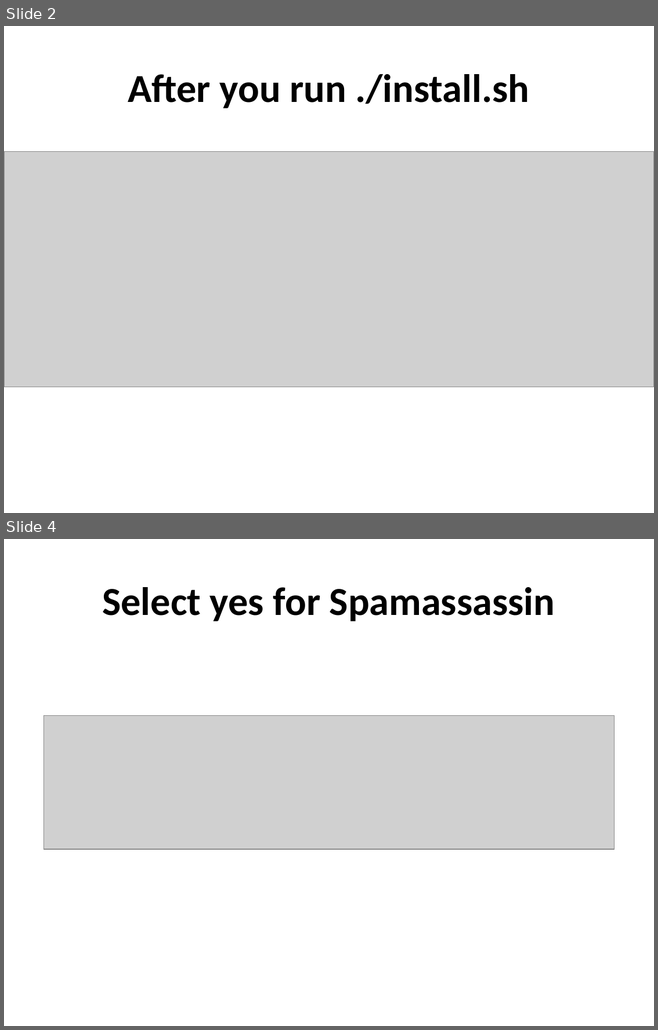
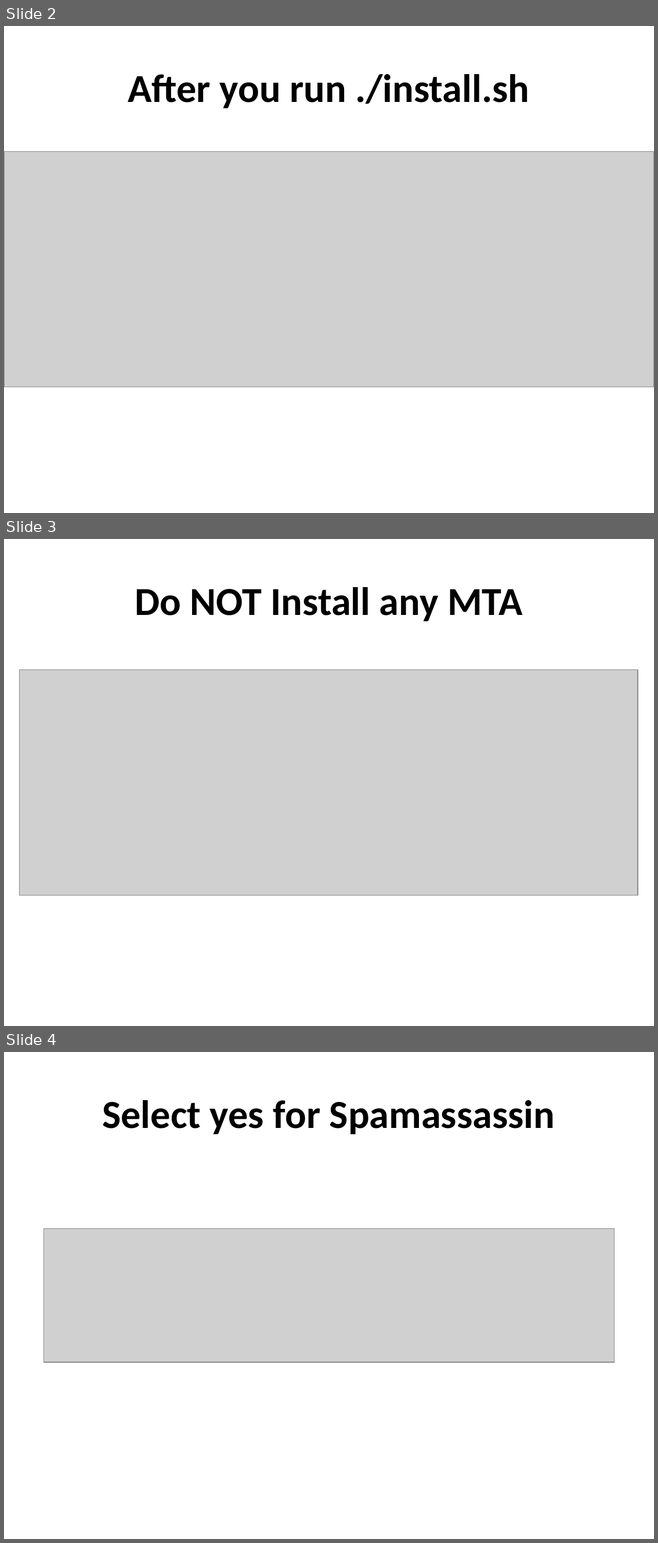
Before and after one commit to afnog/afnog.github.io, a slide deck: sse/postfix/mailgateway-pt2.pptx. Shown one above the other, each under a label of ours: slides 2 and 4 before the commit, slides 2, 3 and 4 after it; the slides between them are not shown. The pictures are 658x1030 and 658x1543 pixels, drawn with LibreOffice and Linux fonts; fonts in the diff are those of the drawing; grey boxes stand for pictures. Boxes give left, top, right and bottom in pixels: in the first picture for what was removed or moved away, otherwise in the second. Text is boxed around its words. In the diff, an @@ line names an element or a change of style, - is before the commit and + after.

```diff
--- a/sse/postfix/mailgateway-pt2.pptx
+++ b/sse/postfix/mailgateway-pt2.pptx
@@ slide 3 added at (x1=4, y1=539, x2=654, y2=1026), background #FFFFFF @@
@@ title added at (x1=134, y1=587, x2=523, y2=621), 44 pt, text #000000, bold @@
+Do NOT Install any MTA
@@ picture added at (x1=20, y1=669, x2=637, y2=895) @@
```
Also in this commit, not shown: 4 slides removed.
